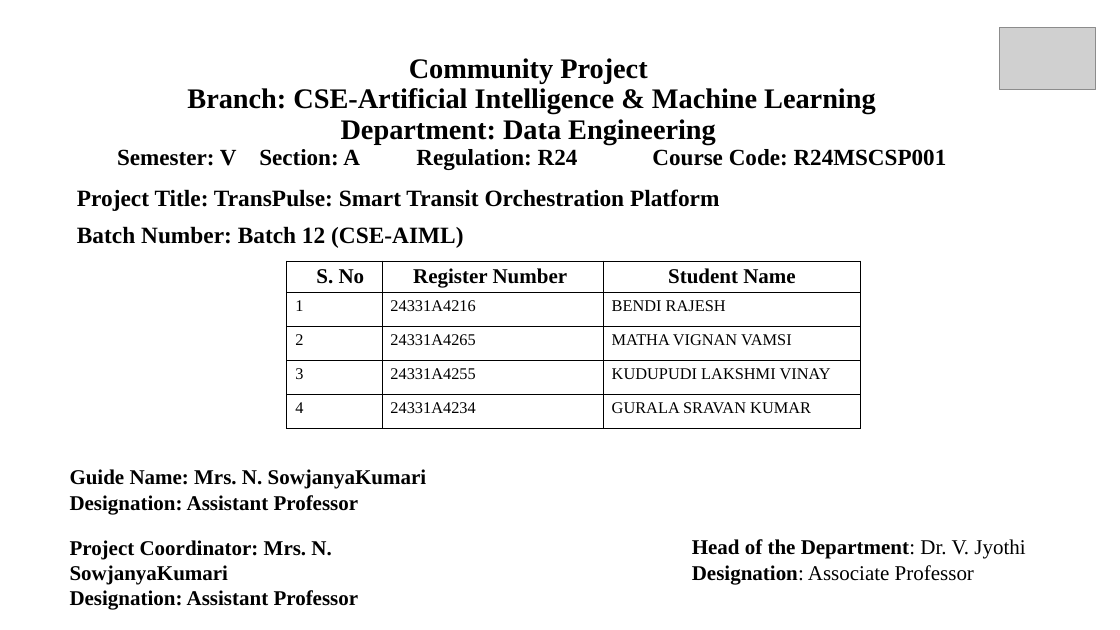
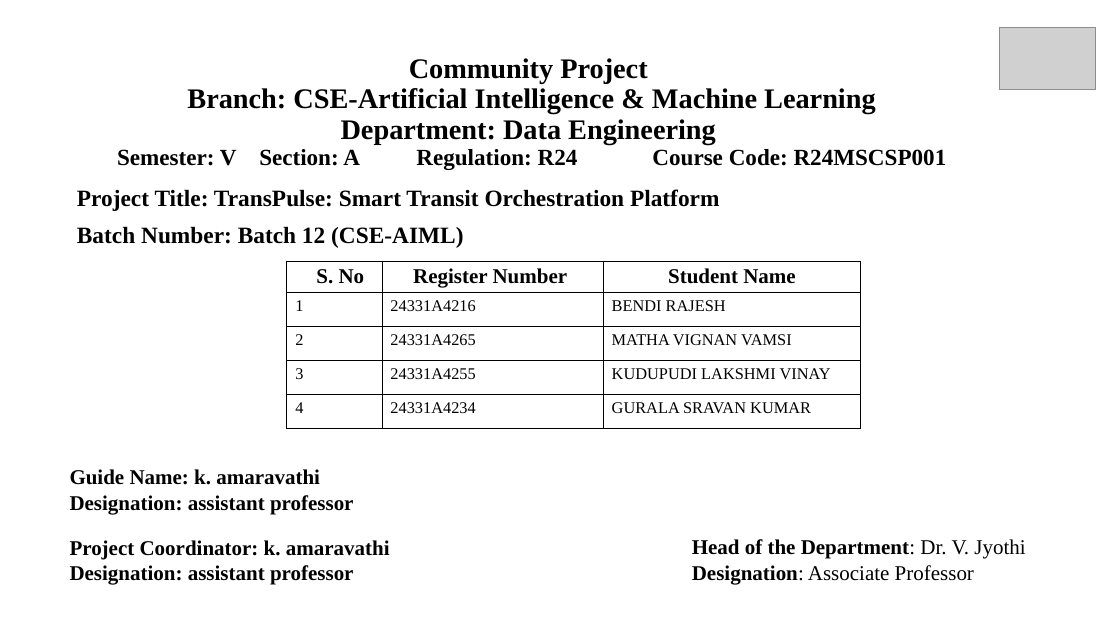
Before and after one commit to rajeshbendi60-maker/TransPulse, a slide deck: slide 1 of ppt/R24_Community_Project_PPT_Template.pptx. Drawn at 1120x630 pixels with LibreOffice and Linux fonts; fonts in the diff are those of the drawing; grey boxes stand for pictures. Boxes give left, top, right and bottom in pixels: in the first picture for what was removed or moved away, otherwise in the second. Text is boxed around its words. In the diff, an @@ line names an element or a change of style, - is before the commit and + after.

Commit message:
Update project files and env configuration

```diff
--- a/ppt/R24_Community_Project_PPT_Template.pptx
+++ b/ppt/R24_Community_Project_PPT_Template.pptx
@@ text at (70, 469, 354, 514): text changed @@
-Guide Name: Mrs. N. SowjanyaKumari
-Designation: Assistant Professor
+Guide Name: k. amaravathi
+Designation: assistant professor
@@ text at (70, 540, 390, 585): text changed @@
-Project Coordinator: Mrs. N. SowjanyaKumari
-Designation: Assistant Professor
+Project Coordinator: k. amaravathi
+Designation: assistant professor
```
Also in this commit, not shown: 17 other slides changed, 5 other files.
